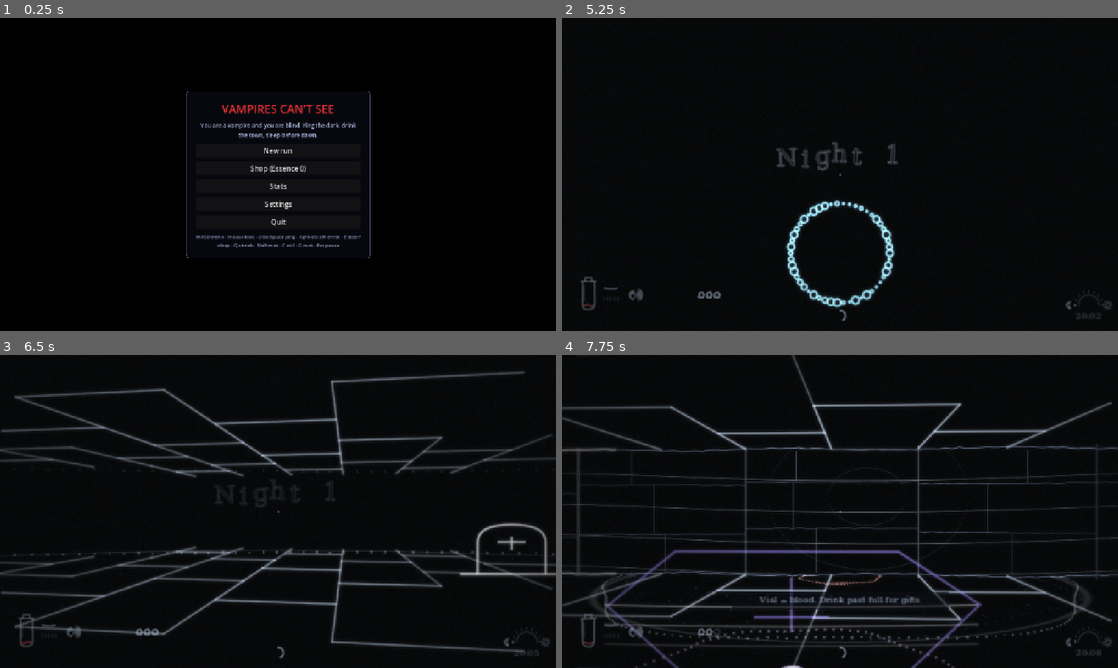
Above: before the commit, frames 1-4 (two rows, left to right).
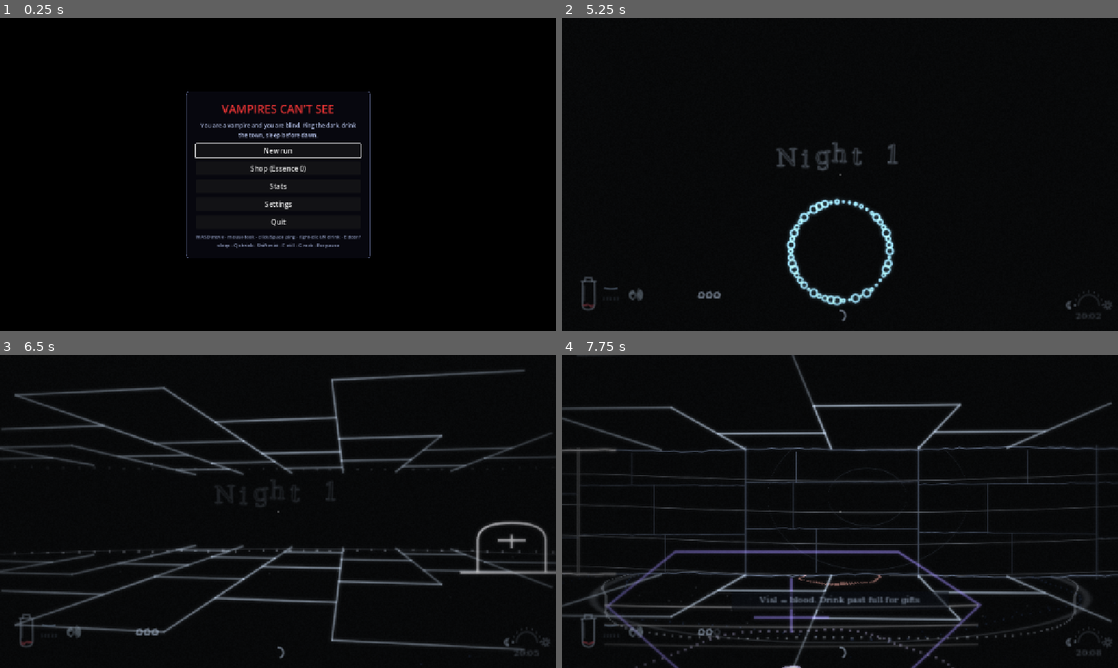
Above: after the commit, the same moments.

Repository: joshfryart/vampires-cant-see
Game: Godot game, scene res://main.tscn
Same seed, same stepped clock (60 frames per second), same inputs: the game is played once before the commit and once after it.
Inputs (mouse positions are in pixels of both pictures, inside the frame that each line leads up to):
- Up to frame 1 (0.25 s): no input
- Up to frame 2 (5.25 s): click "Stats" at 0.5 s; click "Back" at 1.25 s; click "Settings" at 2 s; click "Reset to defaults" at 2.75 s; click "Back" at 3.5 s; click "New run" at 4.25 s; tap Enter at 5 s; move the mouse to (867, 174) at 5.02 s; hold W from 5.03 s (still down); hold R from 5.03 s (still down); click (867, 174) at 5.17 s
- Up to frame 3 (6.5 s): keep holding W; tap Space at 5.27, 6.02 s; move the mouse to (250, 511) at 5.77 s; release R at 5.78 s; tap E at 5.85 s
- Up to frame 4 (7.75 s): keep holding W; move the mouse to (851, 505) at 6.52 s; tap 1 at 6.6 s; tap Space at 7.25, 7.52 s; move the mouse to (834, 517) at 7.27 s; tap G at 7.35 s; click (834, 517) at 7.42 s

The runs differ from the first frame. In frame 1, 0.3% of the frame differs, in the area x 35-65%, y 39-45%; in frame 2, 1.3%; in frame 3, 9.9%, in the area x 0-100%, y 4-96%; in frame 4, 2.3%.

Commit message:
Godot port: head bob, abandon-run confirm and loss record, more settings rows, labelled stats, menu keyboard focus
Co-Authored-By: Claude Sonnet 5.5 <noreply@anthropic.com>

Diff:
--- a/___VERSION__GODOT___VERSION___/project/game/game.gd
+++ b/___VERSION__GODOT___VERSION___/project/game/game.gd
@@ -142,6 +142,10 @@
 var frame_no: int = 0
 var mouse_dx: float = 0.0
 var step_timer: float = 0.0
+## Head bob (js updateBob): amplitude ramp, walk cycle phase and the resulting vertical offset in 640x360 pixels.
+var bob_amp: float = 0.0
+var walk_phase: float = 0.0
+var bob: float = 0.0
 var foot_right: bool = false
 var feed_press: int = 0
 var ping_clicks: int = 0
@@ -1068,7 +1072,16 @@
 		audio.play(kind, spatial(e["x"], e["y"], float(SoundData.level(kind)["gain"])))
 
 
+func update_bob(dt: float, moved: float) -> void:
+	var walking: bool = dt > 0.0 and moved / dt > 0.3
+	bob_amp = clampf(bob_amp + (dt if walking else -dt) * 8.0, 0.0, 1.0)
+	if walking:
+		walk_phase += (moved / dt) * dt * 7.0
+	bob = sin(walk_phase) * 2.5 * bob_amp if bool(cfg.get("headBob", true)) and not reduced else 0.0
+
+
 func player_steps(dt: float, moved: float) -> void:
+	update_bob(dt, moved)
 	var moving: bool = dt > 0.0 and moved / dt > 0.3
 	if not moving:
 		step_timer = 0.0
@@ -1599,4 +1612,7 @@
 func _sync_camera() -> void:
 	cam.fov = rad_to_deg(fov_now())
 	cam.position = Coords.to_view(player.x, player.y, 0.5)
-	cam.rotation = Vector3(0.0, -player.angle - PI / 2.0, 0.0)
+	# A horizon shift of bob px (of 360) is a small pitch: positive bob moves the horizon down, i.e. looks up.
+	var focal: float = 320.0 / tan(fov_now() * 0.5)
+	cam.rotation = Vector3(atan(bob / focal), -player.angle - PI / 2.0, 0.0)
+	echo_view.rs.horizon = echo_view.rs.oh / 2.0 + bob * (echo_view.rs.oh / 360.0)
--- a/___VERSION__GODOT___VERSION___/project/game/run_flow.gd
+++ b/___VERSION__GODOT___VERSION___/project/game/run_flow.gd
@@ -745,6 +745,27 @@
 	return true
 
 
+## Abandon the stored run: record it as a loss with the nights survived so far, then remove it (js abandonStored).
+func abandon_stored() -> void:
+	var r := store.read("run")
+	if r["ok"]:
+		var mg := SaveCodec.migrate_run(r["v"], r["data"])
+		var san: Variant = SaveCodec.sanitize_run(mg["data"]) if mg["ok"] else null
+		var nt: Variant = san.get("night") if san is Dictionary else null
+		var nights := 0
+		var fed := 0
+		var bonus := 0
+		if nt is Dictionary:
+			nights = maxi(0, int(nt.get("night", 1)) - 1)
+			fed = maxi(0, int(nt.get("fedCount", 0)))
+		if san is Dictionary and san["run"].get("hunger") is Dictionary:
+			bonus = maxi(0, int(floor(float(san["run"]["hunger"].get("essenceBonus", 0)))))
+		Meta.record_run(meta, {"nights": nights, "fed": fed, "won": false, "bonus": bonus})
+		save_meta()
+	store.remove("run")
+	has_run = false
+
+
 ## Autosave tick (js update: every autosaveSec while playing).
 func tick_autosave(dt: float) -> void:
 	if g.state == "playing" and g.run_on:
--- a/___VERSION__GODOT___VERSION___/project/ui/menus.gd
+++ b/___VERSION__GODOT___VERSION___/project/ui/menus.gd
@@ -8,6 +8,7 @@
 var _panel: PanelContainer
 var _box: VBoxContainer
 var _last_key: String = ""
+var _abandon_ask: bool = false
 
 
 func _init() -> void:
@@ -54,8 +55,9 @@
 func _button(text: String, cb: Callable, parent: Control = null) -> Button:
 	var b := Button.new()
 	b.text = text
-	b.focus_mode = Control.FOCUS_NONE
-	b.pressed.connect(cb)
+	b.focus_mode = Control.FOCUS_ALL
+	if cb.is_valid():
+		b.pressed.connect(cb)
 	(parent if parent != null else _box).add_child(b)
 	return b
 
@@ -75,7 +77,17 @@
 		"gift": _build_choice("Blood gift", g.flow.run["pendingGifts"], false)
 		"runend": _build_runend()
 		_: _panel.visible = false
+	if _panel.visible and key != _last_key:
+		_focus_first.call_deferred()
 	_last_key = key
+
+
+## Keyboard focus on the first button of a freshly built panel (arrow keys and Enter then work).
+func _focus_first() -> void:
+	for c in _box.find_children("*", "Button", true, false):
+		if c is Button and not c.disabled and c.is_inside_tree():
+			(c as Button).grab_focus()
+			return
 
 
 func _build_title() -> void:
@@ -98,9 +110,18 @@
 	_g.flow.notices.clear()
 	if _g.flow.has_run:
 		_button("Continue", func(): _g.flow.continue_run())
-		_button("New run (abandons the saved run)", func():
-			_g.flow.store.remove("run")
-			_g.flow.has_run = false
+		var nb := _button("Abandon run? Click again" if _abandon_ask else "New run", Callable())
+		nb.pressed.connect(func():
+			if not _abandon_ask:
+				_abandon_ask = true
+				nb.text = "Abandon run? Click again"
+				_g.get_tree().create_timer(3.0).timeout.connect(func():
+					_abandon_ask = false
+					if is_instance_valid(nb):
+						nb.text = "New run")
+				return
+			_abandon_ask = false
+			_g.flow.abandon_stored()
 			_g.flow.begin_run())
 	else:
 		_button("New run", func(): _g.flow.begin_run())
@@ -148,7 +169,7 @@
 	_label("Stats", 22, Color(0.9, 0.85, 0.5))
 	var st: Dictionary = _g.flow.meta["stats"]
 	for k in Meta.STAT_KEYS:
-		_label("%s: %d" % [k, int(st[k])], 14)
+		_label("%s: %d" % [STAT_LABELS.get(k, k), int(st[k])], 14)
 	_button("Back", func():
 		_view = "main"
 		sync(_g))
@@ -217,6 +238,7 @@
 
 # ---------------------------------------------------------------- settings
 
+const STAT_LABELS := {"runs": "Runs", "wins": "Wins", "nightsSurvived": "Nights survived", "peopleFed": "People fed", "bestNights": "Best nights in a run", "essenceEarned": "Essence earned"}
 const SETTINGS_ROWS := [
 	["Volume", "volume", 0.0, 1.0, 0.05], ["Ambience", "ambienceGain", 0.0, 1.0, 0.05],
 	["Mouse sensitivity", "mouseSensitivity", 0.0005, 0.01, 0.0005], ["Invert mouse", "invertMouse"],
@@ -225,7 +247,7 @@
 	["Ping fade (s)", "sonarFade", 1.0, 8.0, 0.25], ["Ping cooldown (s)", "sonarCooldown", 0.2, 3.0, 0.05],
 	["Feeding reach", "feedReach", 1.0, 3.0, 0.1], ["Hold to drink / toggle", "feedToggle"],
 	["Effects (0 off, 1 low, 2 high)", "effects", 0.0, 2.0, 1.0], ["Wobbly lines", "lineBoil"], ["Material detail", "materialDetail"],
-	["Reduced motion", "reduceMotion"], ["Large text", "largeText"], ["Subtitles", "subtitles"], ["Translation", "translation"],
+	["Reduced motion", "reduceMotion"], ["Head bob", "headBob"], ["Edge vignette", "edgeVignette"], ["Key turn speed", "keyTurnSpeed", 1.0, 6.0, 0.1], ["Large text", "largeText"], ["Subtitles", "subtitles"], ["Translation", "translation"],
 	["Villager voices", "villagerVoices"], ["Autosave every (s)", "autosaveSec", 5.0, 300.0, 5.0],
 ]
 
